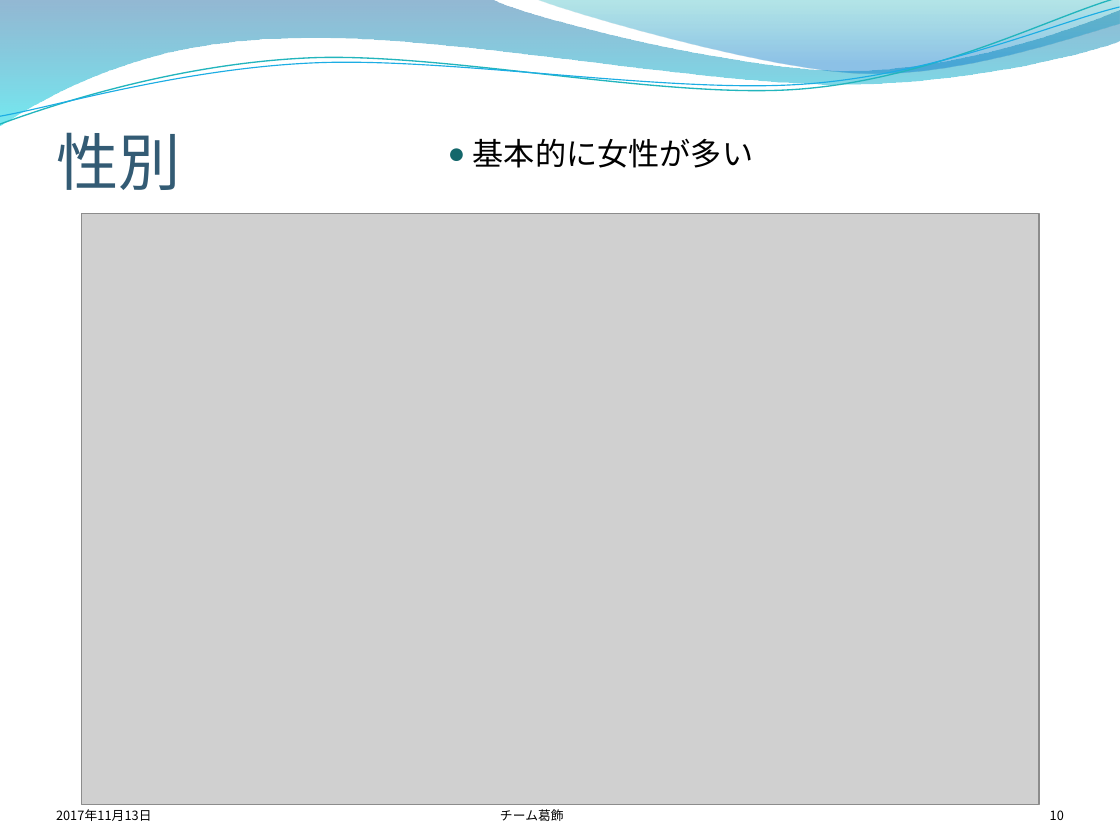
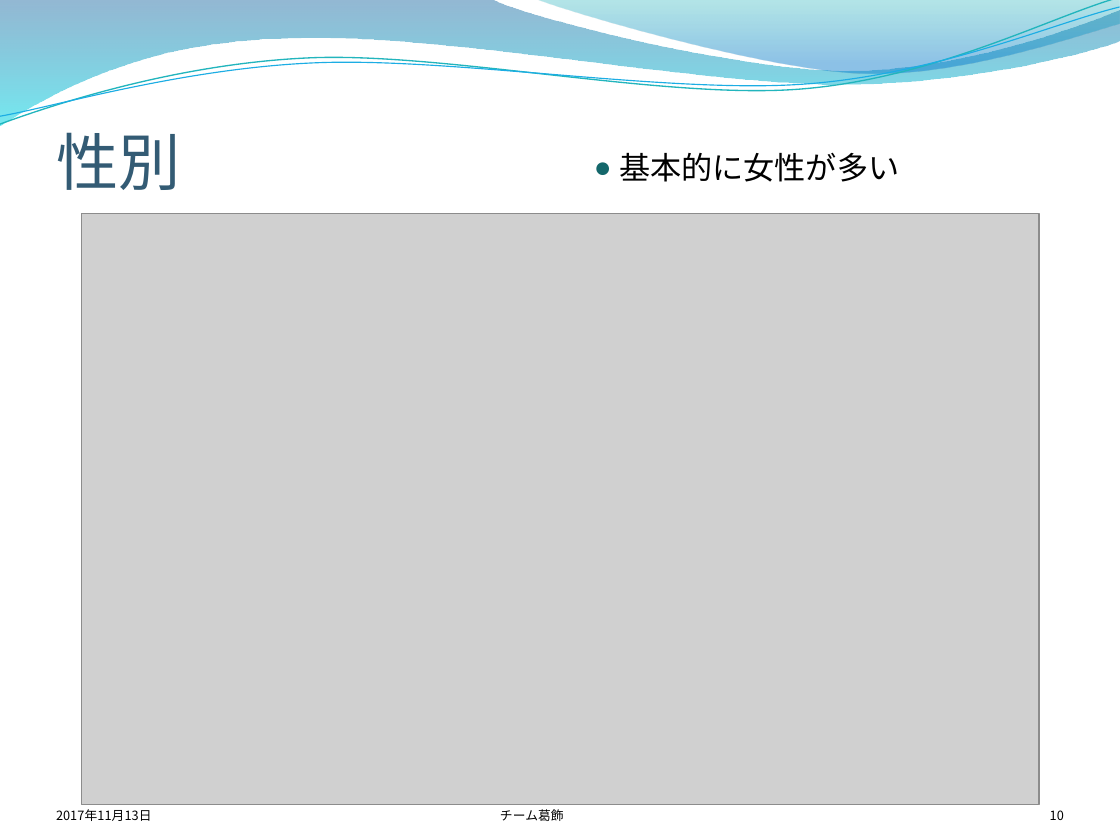
Before and after one commit to takuto0831/DataComp2017, a slide deck: slide 10 of report/中間報告改2.pptx. Drawn at 1120x840 pixels with LibreOffice and Linux fonts; fonts in the diff are those of the drawing; grey boxes stand for pictures; background and template pictures are left out. Boxes give left, top, right and bottom in pixels: in the first picture for what was removed or moved away, otherwise in the second. Text is boxed around its words. In the diff, an @@ line names an element or a change of style, - is before the commit and + after.

```diff
--- a/report/中間報告改2.pptx
+++ b/report/中間報告改2.pptx
@@ text "基本的に女性が多い": place and size @@
-text "基本的に女性が多い" at bbox=[473, 138, 753, 168]
+text "基本的に女性が多い" at bbox=[619, 152, 899, 182]
```
Also in this commit, not shown: 8 other slides changed, 2 other files.
